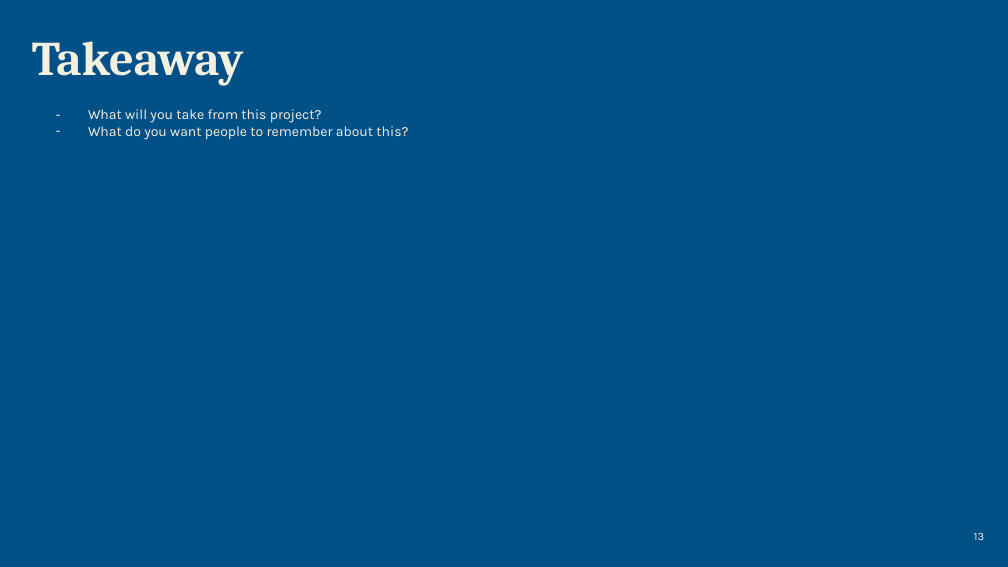
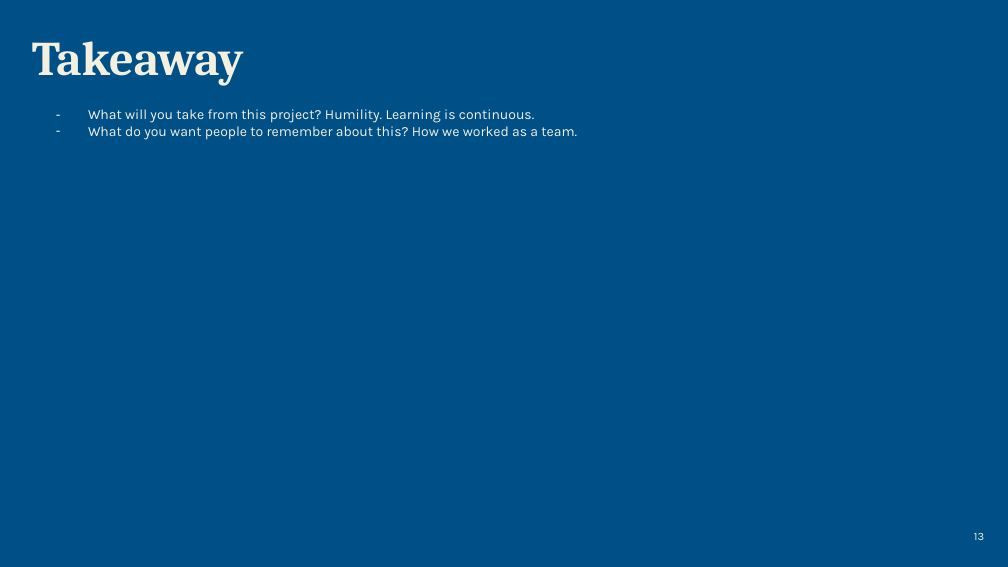
Before and after one commit to happyemanaloto/Project1_Group3, a slide deck: slide 13 of Group 3 Ironkagle Presentation.pptx. Drawn at 1008x567 pixels with LibreOffice and Linux fonts; fonts in the diff are those of the drawing. Boxes give left, top, right and bottom in pixels: in the first picture for what was removed or moved away, otherwise in the second. Text is boxed around its words. In the diff, an @@ line names an element or a change of style, - is before the commit and + after.

```diff
--- a/Group 3 Ironkagle Presentation.pptx
+++ b/Group 3 Ironkagle Presentation.pptx
@@ text at [88, 109, 577, 140]: text changed @@
-– What will you take from this project?
-– What do you want people to remember about this?
+– What will you take from this project? Humility. Learning is continuous.
+– What do you want people to remember about this? How we worked as a team.
```
Also in this commit, not shown: 2 other slides changed, 2 slides added, 2 slides removed.
